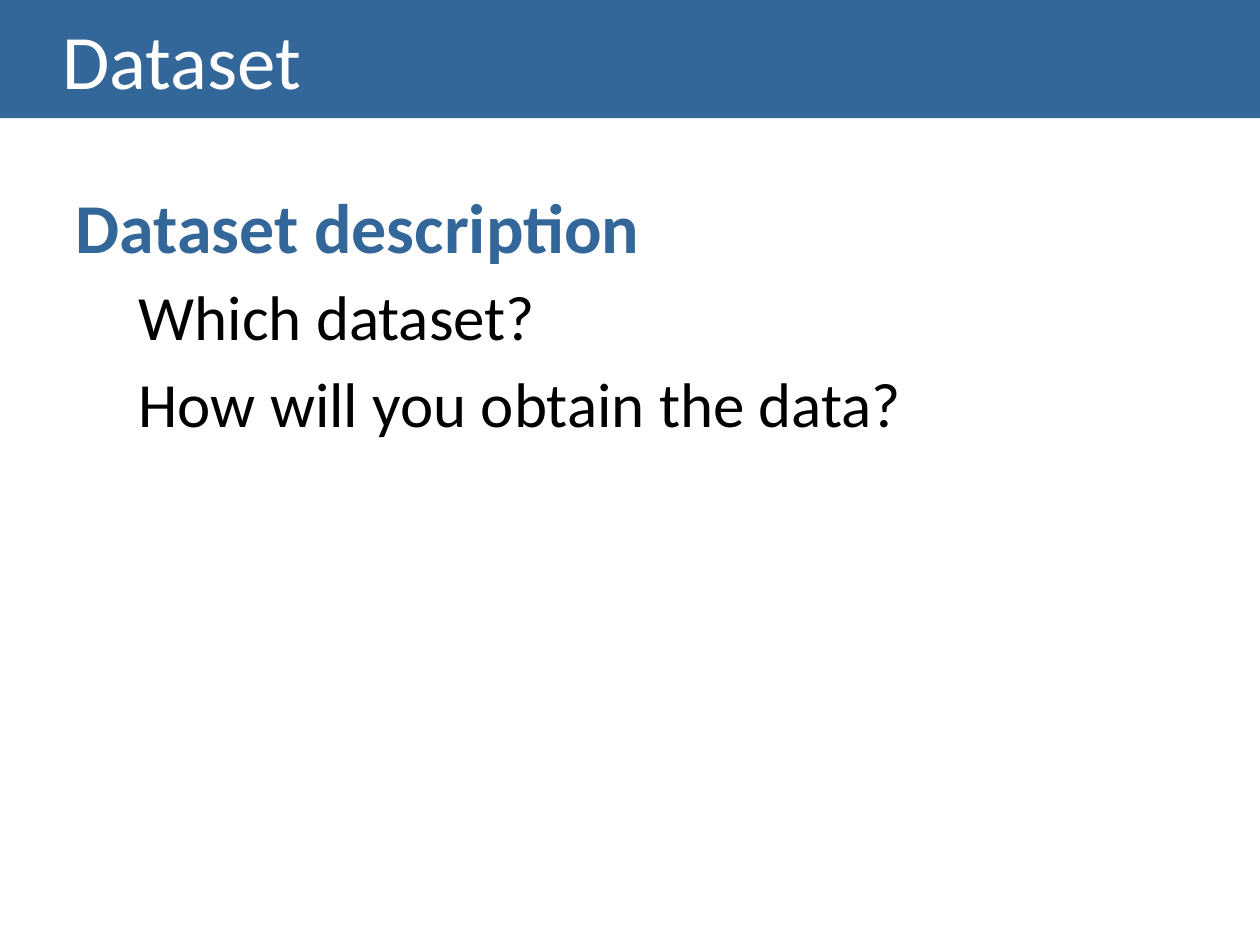
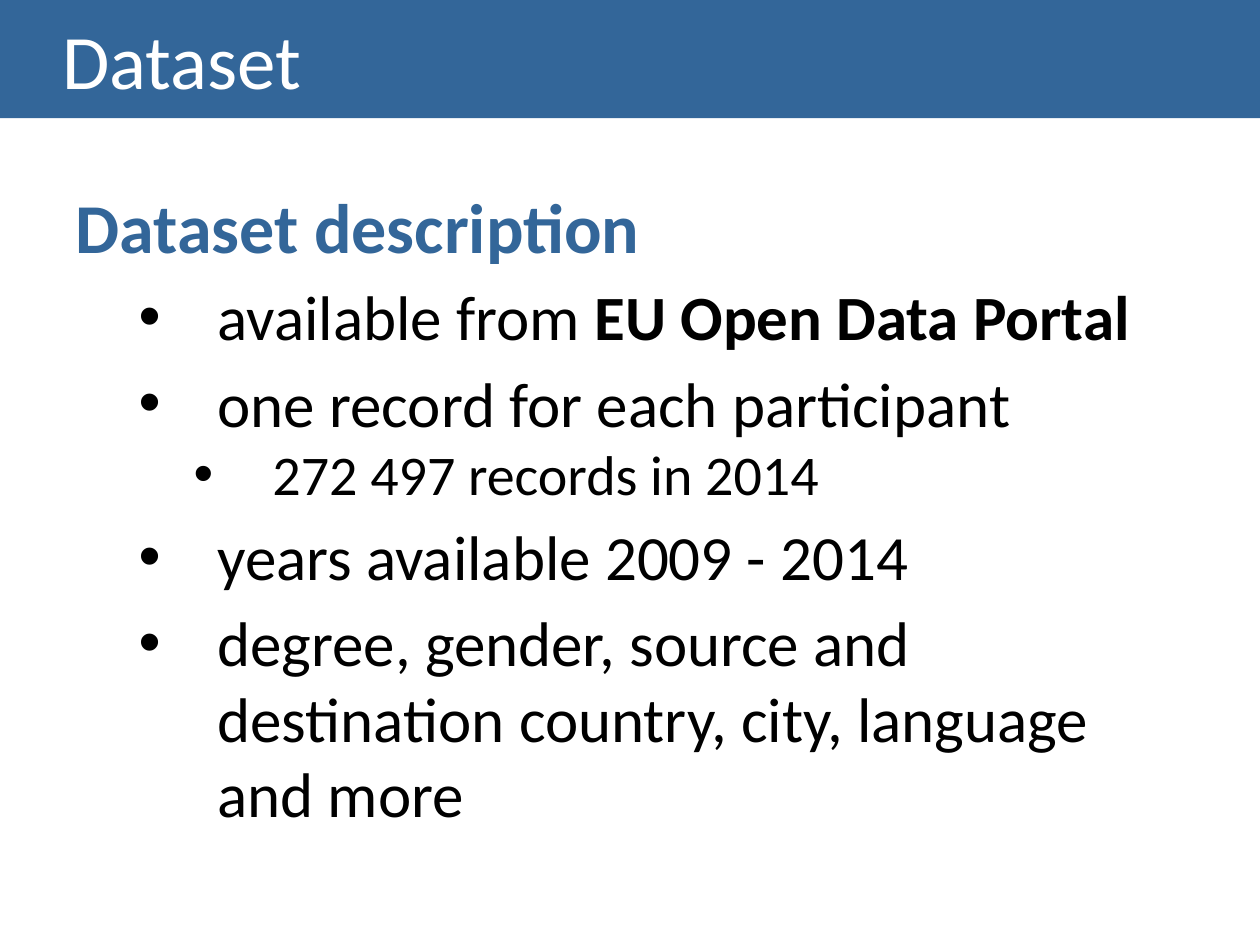
Before and after one commit to mskl/VI13, a slide deck: slide 5 of LAB2.pptx. Drawn at 1260x945 pixels with LibreOffice and Linux fonts; fonts in the diff are those of the drawing. Boxes give left, top, right and bottom in pixels: in the first picture for what was removed or moved away, otherwise in the second. Text is boxed around its words. In the diff, an @@ line names an element or a change of style, - is before the commit and + after.

```diff
--- a/LAB2.pptx
+++ b/LAB2.pptx
@@ text at box(217, 295, 1129, 818): text changed @@
-  Which dataset?
-  How will you obtain the data?
+  • available from EU Open Data Portal
+  • one record for each participant
+    • 272 497 records in 2014
+  • years available 2009 - 2014
+  • degree, gender, source and destination country, city, language and more
```
Also in this commit, not shown: 5 other slides changed, 1 other file.
